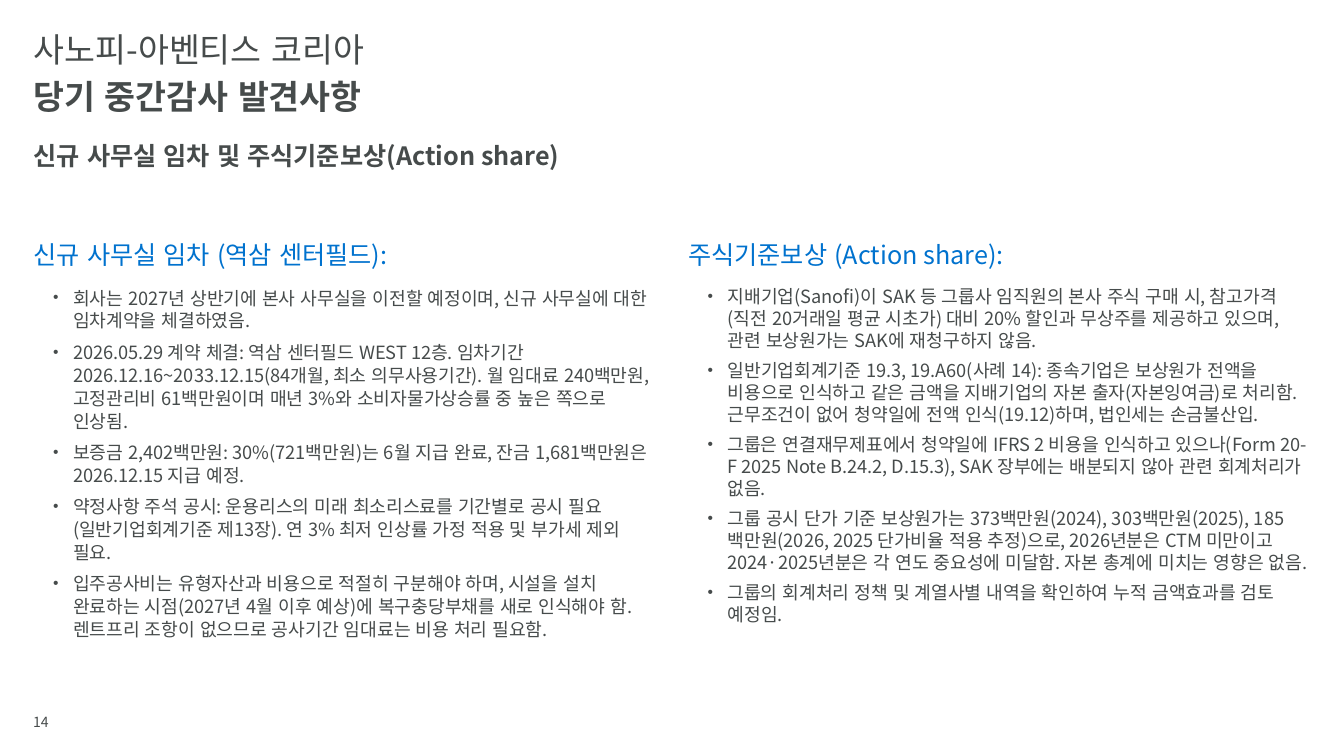
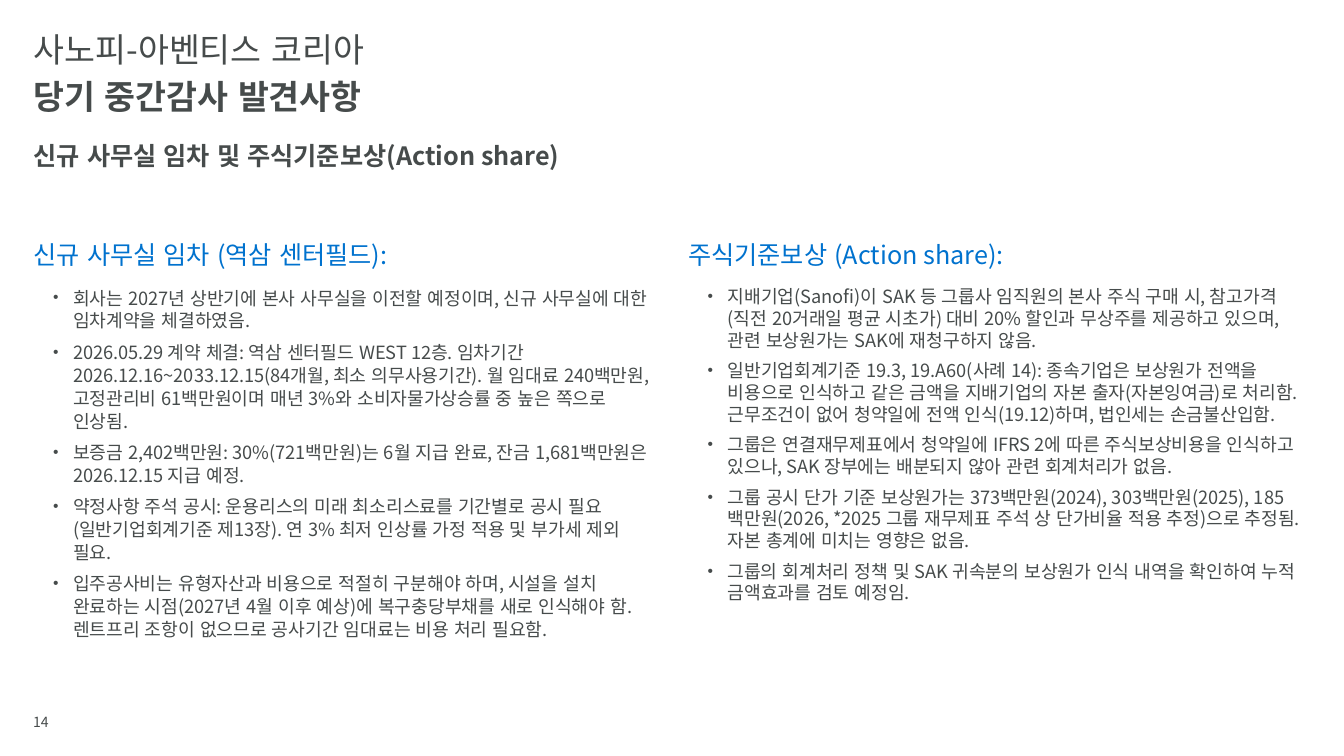
Before and after one commit to hansesle-maker/code, a slide deck: slide 14 of deliverables/SAK_FY2026_Interim_Closing_KO.pptx. Drawn at 1344x756 pixels with LibreOffice and Linux fonts; fonts in the diff are those of the drawing; background and template pictures are left out. Boxes give left, top, right and bottom in pixels: in the first picture for what was removed or moved away, otherwise in the second. Text is boxed around its words. In the diff, an @@ line names an element or a change of style, - is before the commit and + after.

```diff
--- a/deliverables/SAK_FY2026_Interim_Closing_KO.pptx
+++ b/deliverables/SAK_FY2026_Interim_Closing_KO.pptx
@@ text at <box>728,362,1300,601</box>: text changed @@
-  • 일반기업회계기준 19.3, 19.A60(사례 14): 종속기업은 보상원가 전액을 비용으로 인식하고 같은 금액을 지배기업의 자본 출자(자본잉여금)로 처리함. 근무조건이 없어 청약일에 전액 인식(19.12)하며, 법인세는 손금불산입.
-  • 그룹은 연결재무제표에서 청약일에 IFRS 2 비용을 인식하고 있으나(Form 20-F 2025 Note B.24.2, D.15.3), SAK 장부에는 배분되지 않아 관련 회계처리가 없음.
-  • 그룹 공시 단가 기준 보상원가는 373백만원(2024), 303백만원(2025), 185백만원(2026, 2025 단가비율 적용 추정)으로, 2026년분은 CTM 미만이고 2024·2025년분은 각 연도 중요성에 미달함. 자본 총계에 미치는 영향은 없음.
-  • 그룹의 회계처리 정책 및 계열사별 내역을 확인하여 누적 금액효과를 검토 예정임.
+  • 일반기업회계기준 19.3, 19.A60(사례 14): 종속기업은 보상원가 전액을 비용으로 인식하고 같은 금액을 지배기업의 자본 출자(자본잉여금)로 처리함. 근무조건이 없어 청약일에 전액 인식(19.12)하며, 법인세는 손금불산입함.
+  • 그룹은 연결재무제표에서 청약일에 IFRS 2에 따른 주식보상비용을 인식하고 있으나, SAK 장부에는 배분되지 않아 관련 회계처리가 없음.
+  • 그룹 공시 단가 기준 보상원가는 373백만원(2024), 303백만원(2025), 185백만원(2026, *2025 그룹 재무제표 주석 상 단가비율 적용 추정)으로 추정됨. 자본 총계에 미치는 영향은 없음.
+  • 그룹의 회계처리 정책 및 SAK 귀속분의 보상원가 인식 내역을 확인하여 누적 금액효과를 검토 예정임.
```
Also in this commit, not shown: 6 other slides changed, 1 other file.
